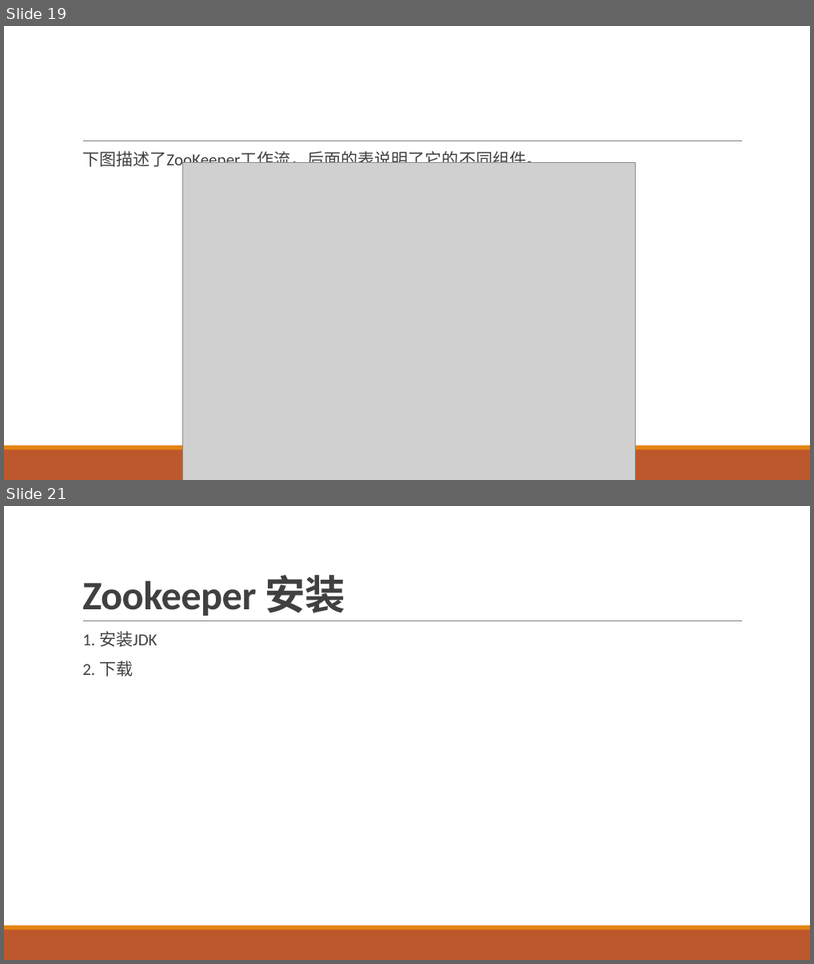
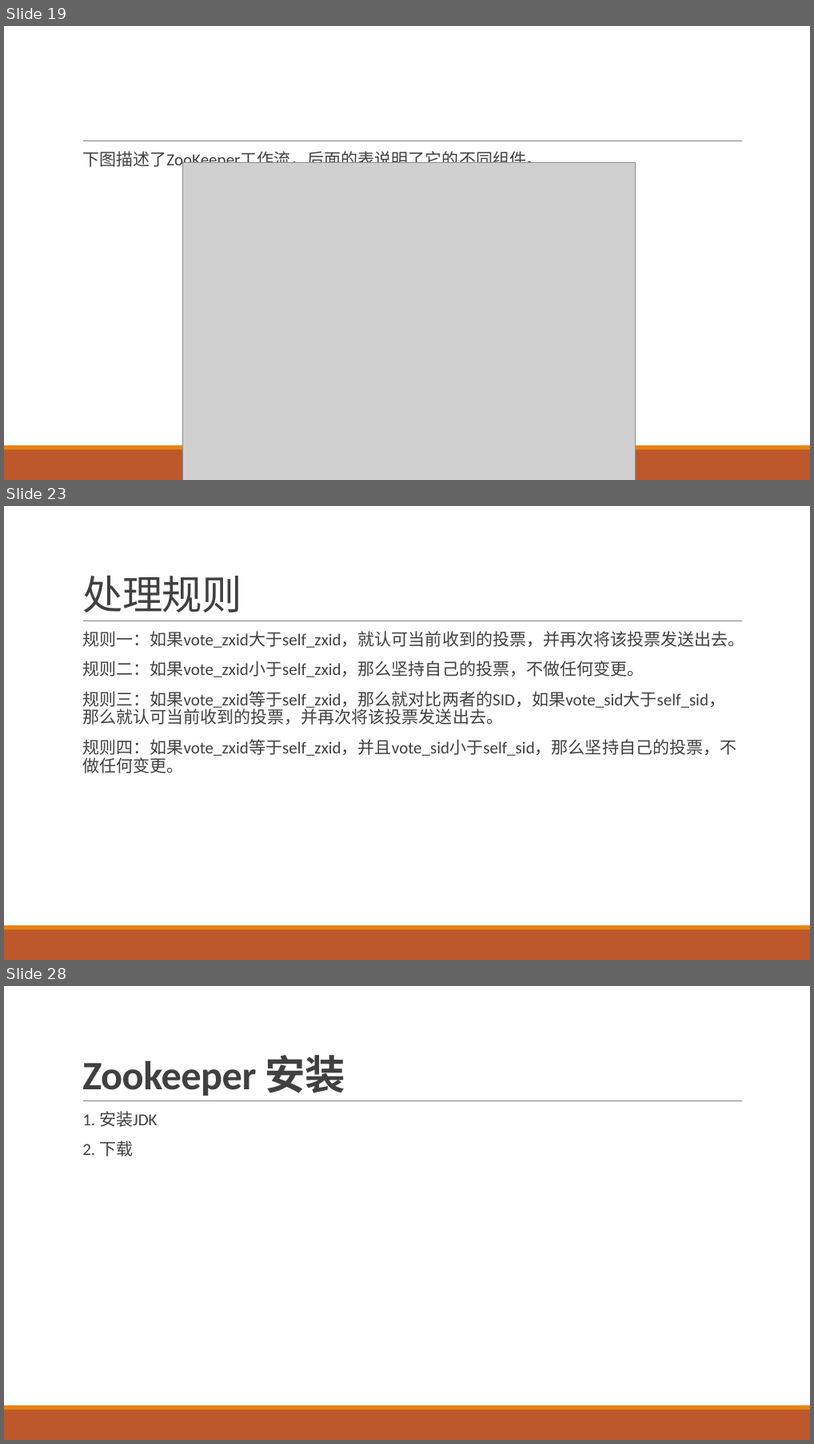
Before and after one commit to airuitian/MicroService, a slide deck: middlerware/Zookeeper介绍与实战.pptx. Shown one above the other, each under a label of ours: slides 19 and 21 before the commit, slides 19, 23 and 28 after it; the slides between them are not shown. The pictures are 814x964 and 814x1444 pixels, drawn with LibreOffice and Linux fonts; fonts in the diff are those of the drawing; grey boxes stand for pictures. Boxes give left, top, right and bottom in pixels: in the first picture for what was removed or moved away, otherwise in the second. Text is boxed around its words. In the diff, an @@ line names an element or a change of style, - is before the commit and + after.

```diff
--- a/middlerware/Zookeeper介绍与实战.pptx
+++ b/middlerware/Zookeeper介绍与实战.pptx
@@ slide 23 added at bbox=[4, 506, 810, 960], background #FFFFFF; not listed: 3 template elements that a slide beside it also shows @@
@@ title added at bbox=[82, 575, 242, 612], 48 pt, text #404040 @@
+处理规则
@@ text added at bbox=[82, 631, 745, 773], 20 pt, text #404040 @@
+  规则一：如果vote_zxid大于self_zxid，就认可当前收到的投票，并再次将该投票发送出去。
+  规则二：如果vote_zxid小于self_zxid，那么坚持自己的投票，不做任何变更。
+  规则三：如果vote_zxid等于self_zxid，那么就对比两者的SID，如果vote_sid大于self_sid，那么就认可当前收到的投票，并再次将该投票发送出去。
+  规则四：如果vote_zxid等于self_zxid，并且vote_sid小于self_sid，那么坚持自己的投票，不做任何变更。
@@ what was slide 21 is now slide 28 @@
```
Also in this commit, not shown: 1 slide changed, 17 other slides added, 2 slides removed.
